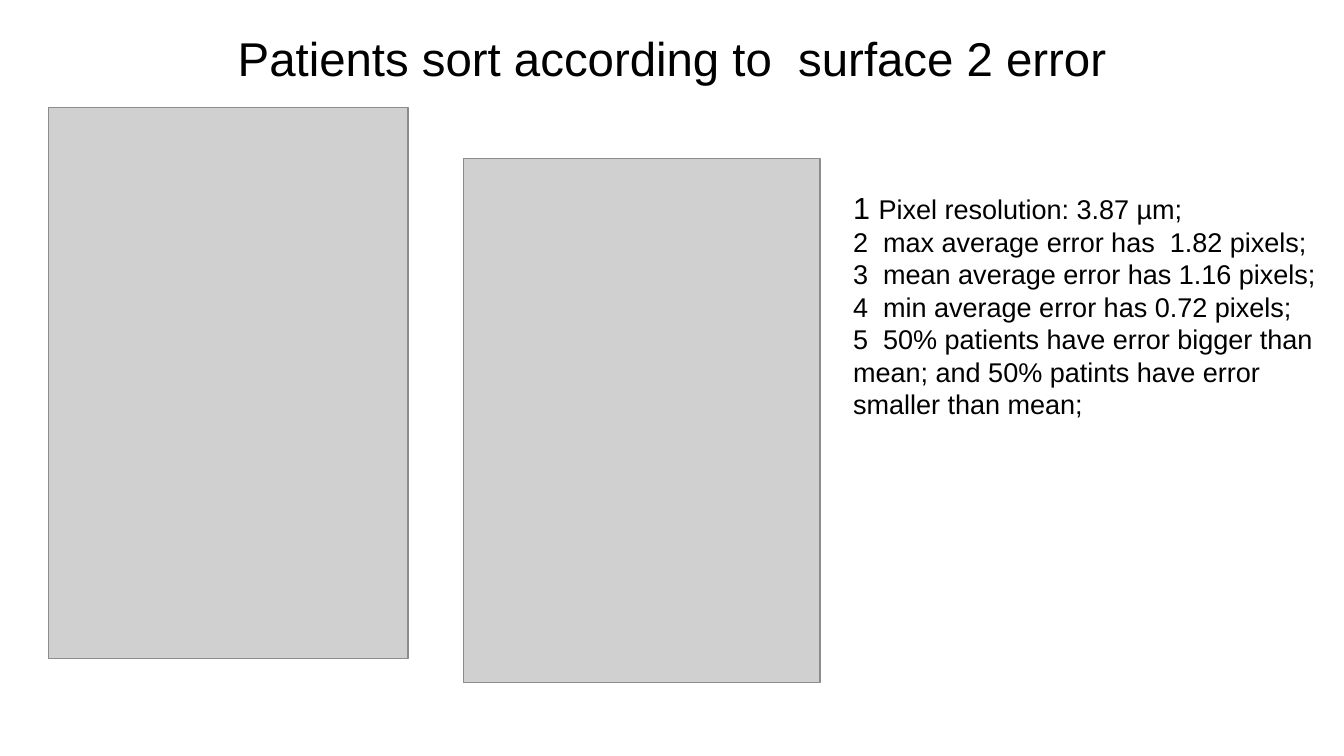
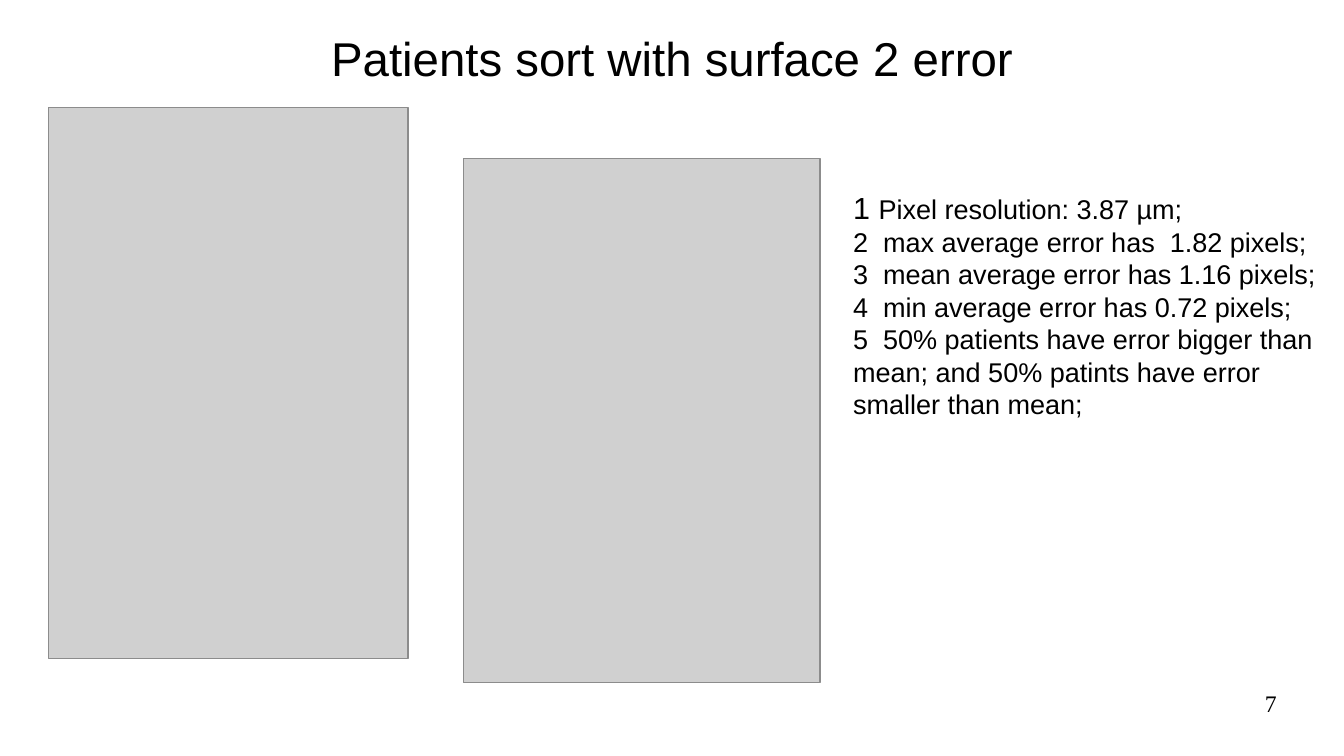
Before and after one commit to Hui-Xie/OvarianCancer, a slide deck: slide 7 of OCTMultiSurfaces/testConfig/expTongren_10Surfaces_allGoodBscans_20200512/10SurfaceExperementReport_20200529.odp. Drawn at 1344x756 pixels with LibreOffice and Linux fonts; fonts in the diff are those of the drawing; grey boxes stand for pictures. Boxes give left, top, right and bottom in pixels: in the first picture for what was removed or moved away, otherwise in the second. Text is boxed around its words. In the diff, an @@ line names an element or a change of style, - is before the commit and + after.

```diff
--- a/OCTMultiSurfaces/testConfig/expTongren_10Surfaces_allGoodBscans_20200512/10SurfaceExperementReport_20200529.odp
+++ b/OCTMultiSurfaces/testConfig/expTongren_10Surfaces_allGoodBscans_20200512/10SurfaceExperementReport_20200529.odp
@@ title at [331, 41, 1013, 77]: text changed @@
-Patients sort according to surface 2 error
+Patients sort with surface 2 error
@@ page number added at [1265, 696, 1277, 712], 14 pt, text #000000 @@
+7
```
Also in this commit, not shown: 9 other slides changed, 2 slides added.
